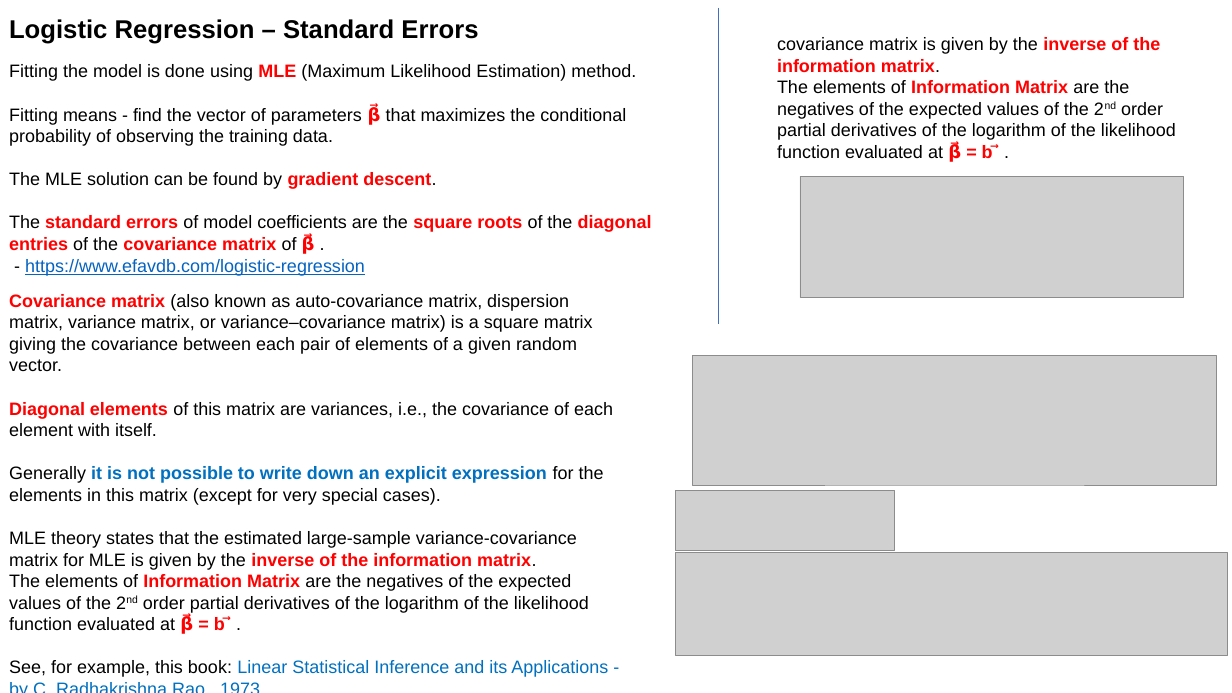
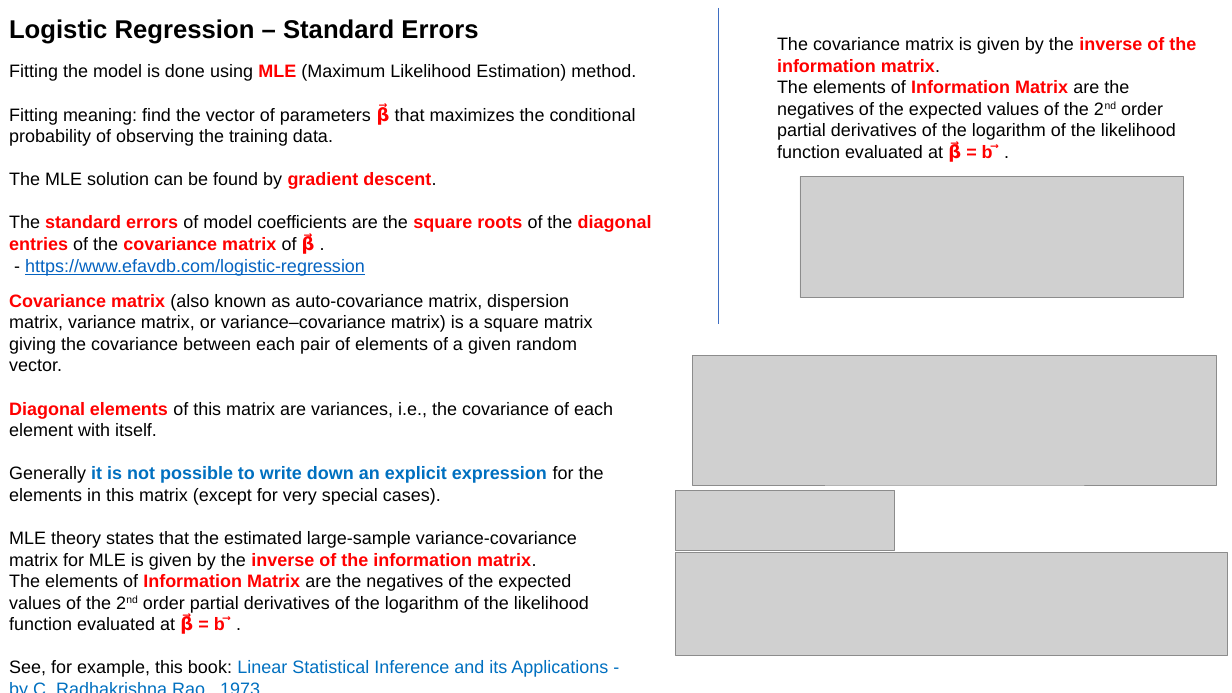
Before and after one commit to lselector/ml_ai_doc, a slide deck: slide 7 of statistics_04_logistic_regression.pptx. Drawn at 1232x693 pixels with LibreOffice and Linux fonts; fonts in the diff are those of the drawing; grey boxes stand for pictures. Boxes give left, top, right and bottom in pixels: in the first picture for what was removed or moved away, otherwise in the second. Text is boxed around its words. In the diff, an @@ line names an element or a change of style, - is before the commit and + after.

```diff
--- a/statistics_04_logistic_regression.pptx
+++ b/statistics_04_logistic_regression.pptx
@@ text at (777, 37, 1196, 72): text changed @@
-covariance matrix is given by the inverse of the information matrix.
+The covariance matrix is given by the inverse of the information matrix.
@@ text at (9, 106, 636, 146): text changed @@
-Fitting means - find the vector of parameters β⃗ that maximizes the conditional probability of observing the training data.
+Fitting meaning: find the vector of parameters β⃗ that maximizes the conditional probability of observing the training data.
```
Also in this commit, not shown: 1 other slide changed, 3 other files.
